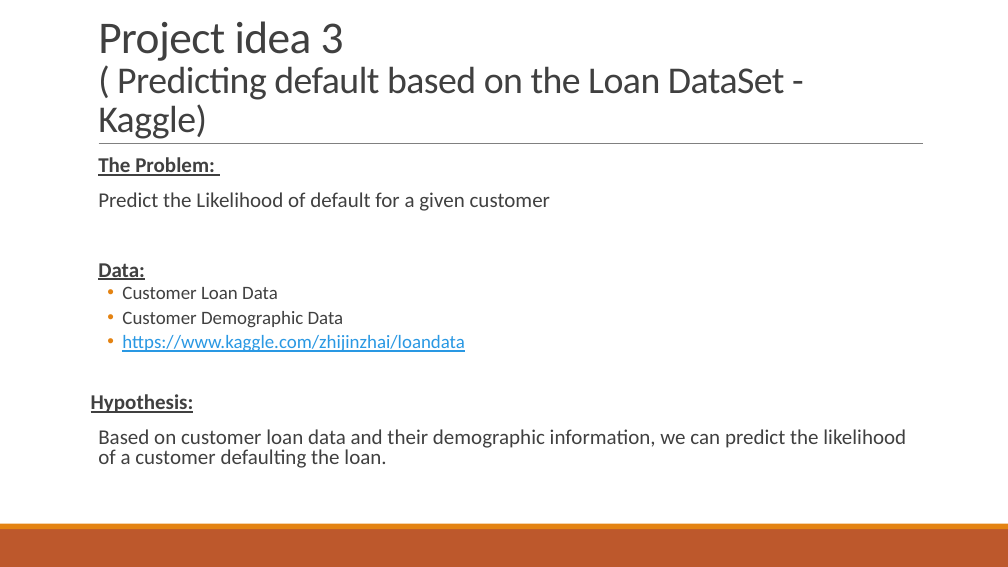
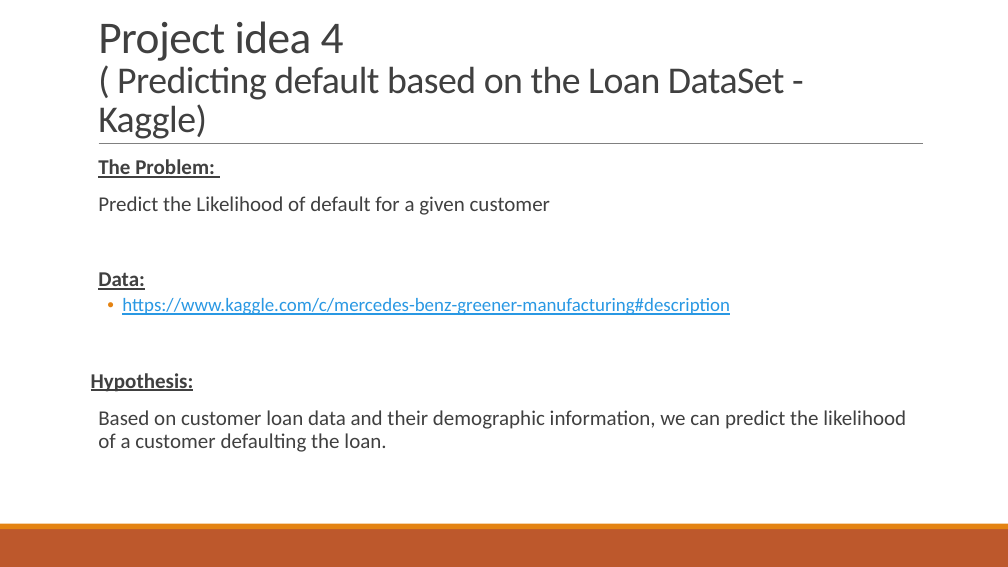
Before and after one commit to hkalavala/DS_SM_15_HK, a slide deck: slide 4 of projects/final-project/01-lightning-talk/GA Project - HK.pptx. Drawn at 1008x567 pixels with LibreOffice and Linux fonts; fonts in the diff are those of the drawing. Boxes give left, top, right and bottom in pixels: in the first picture for what was removed or moved away, otherwise in the second. Text is boxed around its words. In the diff, an @@ line names an element or a change of style, - is before the commit and + after.

```diff
--- a/projects/final-project/01-lightning-talk/GA Project - HK.pptx
+++ b/projects/final-project/01-lightning-talk/GA Project - HK.pptx
@@ title at (98,21,785,139): text changed @@
-Project idea 3
-( Predicting default based on the Loan DataSet - Kaggle)
+Project idea 4
+( Predicting default based on the Loan DataSet - Kaggle)
@@ text at (91,159,906,452): line spacing 0.8 to 0.9 @@
@@ text at (122,298,730,315): text changed @@
-  • Customer Loan Data
-  • Customer Demographic Data
-  • https://www.kaggle.com/zhijinzhai/loandata
+  • https://www.kaggle.com/c/mercedes-benz-greener-manufacturing#description
```
Also in this commit, not shown: 1 slide added, 1 other file.
